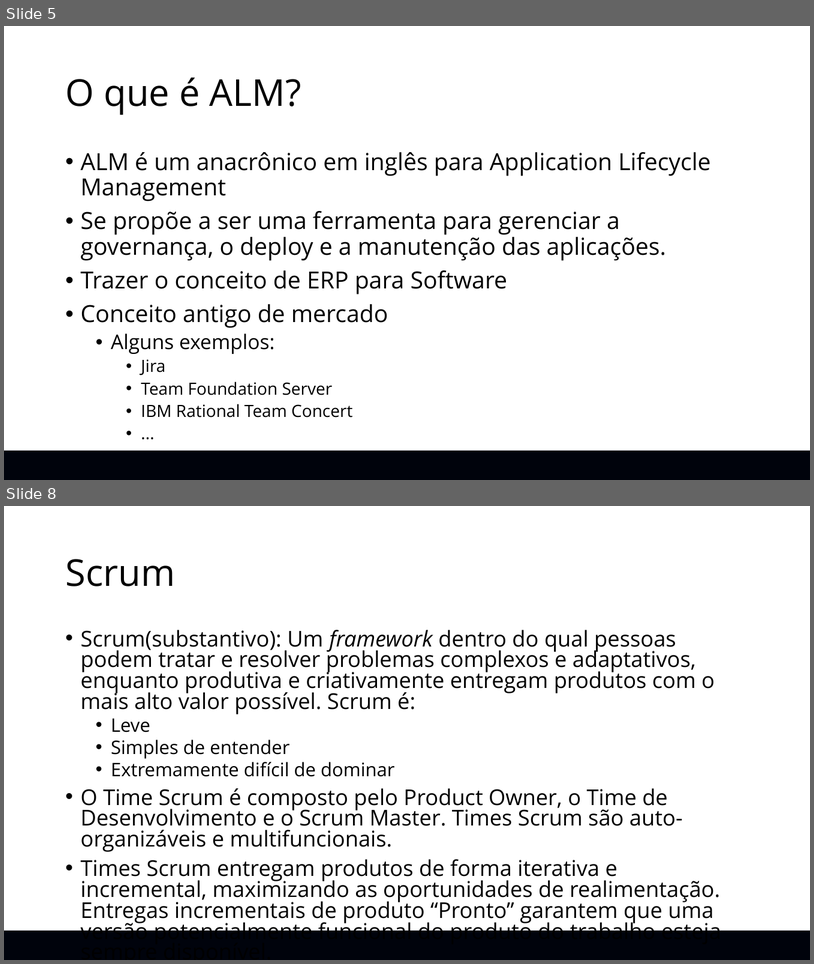
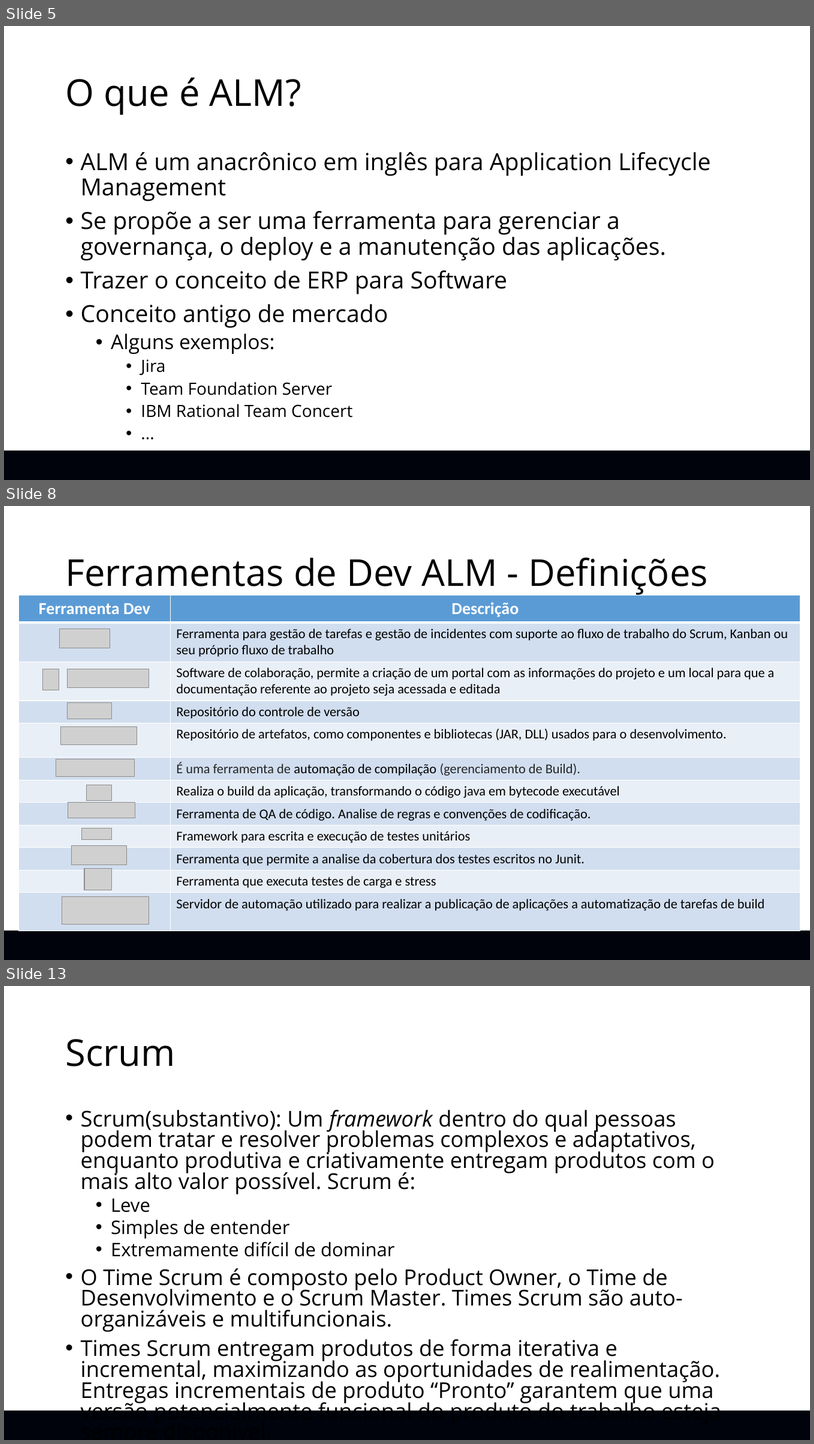
Before and after one commit to is44c/ALM-SerenityBR, a slide deck: Guias/Scrum e Jira/TreinamentoJira_ScrumMasterPO.pptx. Shown one above the other, each under a label of ours: slides 5 and 8 before the commit, slides 5, 8 and 13 after it; the slides between them are not shown. The pictures are 814x964 and 814x1444 pixels, drawn with LibreOffice and Linux fonts; fonts in the diff are those of the drawing; grey boxes stand for pictures; background and template pictures are left out. Boxes give left, top, right and bottom in pixels: in the first picture for what was removed or moved away, otherwise in the second. Text is boxed around its words. In the diff, an @@ line names an element or a change of style, - is before the commit and + after.

Commit message:
Alterações na documentação

```diff
--- a/Guias/Scrum e Jira/TreinamentoJira_ScrumMasterPO.pptx
+++ b/Guias/Scrum e Jira/TreinamentoJira_ScrumMasterPO.pptx
@@ slide 8 added at (4,506,810,960), background #FFFFFF; not listed: 2 template elements that a slide beside it also shows @@
@@ title added at (65,558,708,595), 44 pt, text #000000 @@
+Ferramentas de Dev ALM - Definições
@@ table added at (18,595,801,927), 12 rows, 2 columns @@
+Ferramenta Dev | Descrição
+ | Ferramenta para gestão de tarefas e gestão de incidentes com suporte ao fluxo de trabalho do Scrum, Kanban ou seu próprio fluxo de trabalho
+ | Software de colaboração, permite a criação de um portal com as informações do projeto e um local para que a documentação referente ao projeto seja acessada e editada
+ | Repositório do controle de versão
+ | Repositório de artefatos, como componentes e bibliotecas (JAR, DLL) usados para o desenvolvimento.
+ | É uma ferramenta de automação de compilação (gerenciamento de Build).
+ | Realiza o build da aplicação, transformando o código java em bytecode executável
+ | Ferramenta de QA de código. Analise de regras e convenções de codificação.
+ | Framework para escrita e execução de testes unitários
+ | Ferramenta que permite a analise da cobertura dos testes escritos no Junit.
+ | Ferramenta que executa testes de carga e stress
+ | Servidor de automação utilizado para realizar a publicação de aplicações a automatização de tarefas de build
@@ picture added at (60,629,110,648) @@
@@ picture added at (43,669,59,690) @@
@@ picture added at (67,669,149,687) @@
@@ picture added at (68,703,111,719) @@
@@ picture added at (61,726,137,744) @@
@@ picture added at (56,759,134,776) @@
@@ picture added at (86,785,111,801) @@
@@ picture added at (68,802,135,818) @@
@@ picture added at (82,828,111,840) @@
@@ picture added at (72,846,128,864) @@
@@ picture added at (84,868,111,889) @@
@@ picture added at (62,896,149,924) @@
@@ what was slide 8 is now slide 13 @@
```
Also in this commit, not shown: 6 slides changed, 7 other slides added, 7 other files.
